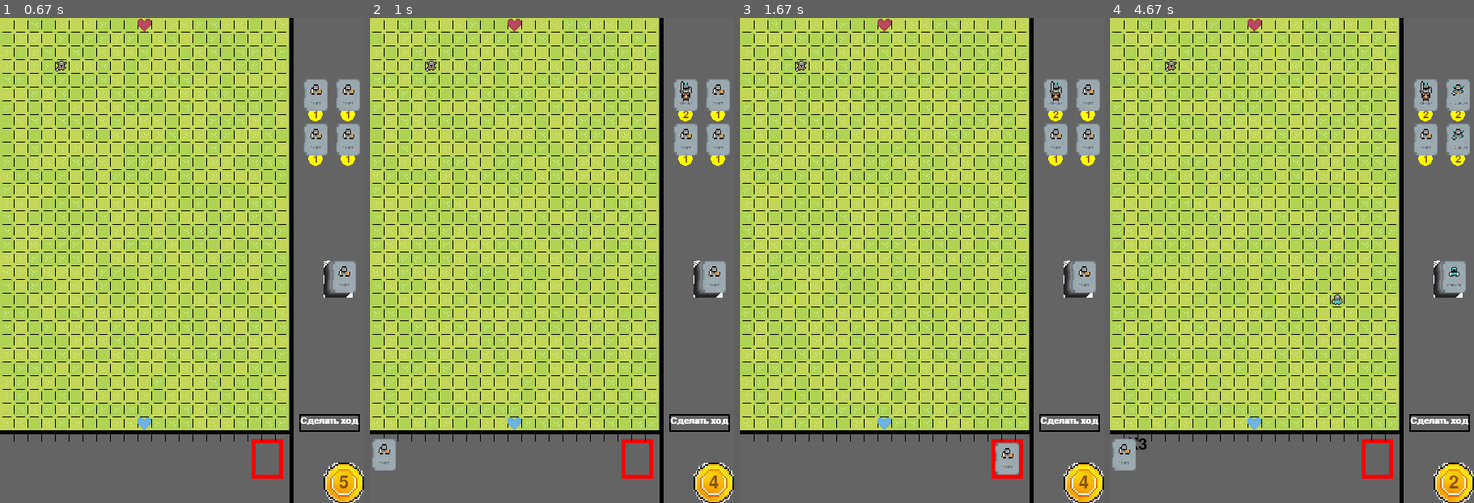
Above: before the commit, frames 1-4 (left to right).
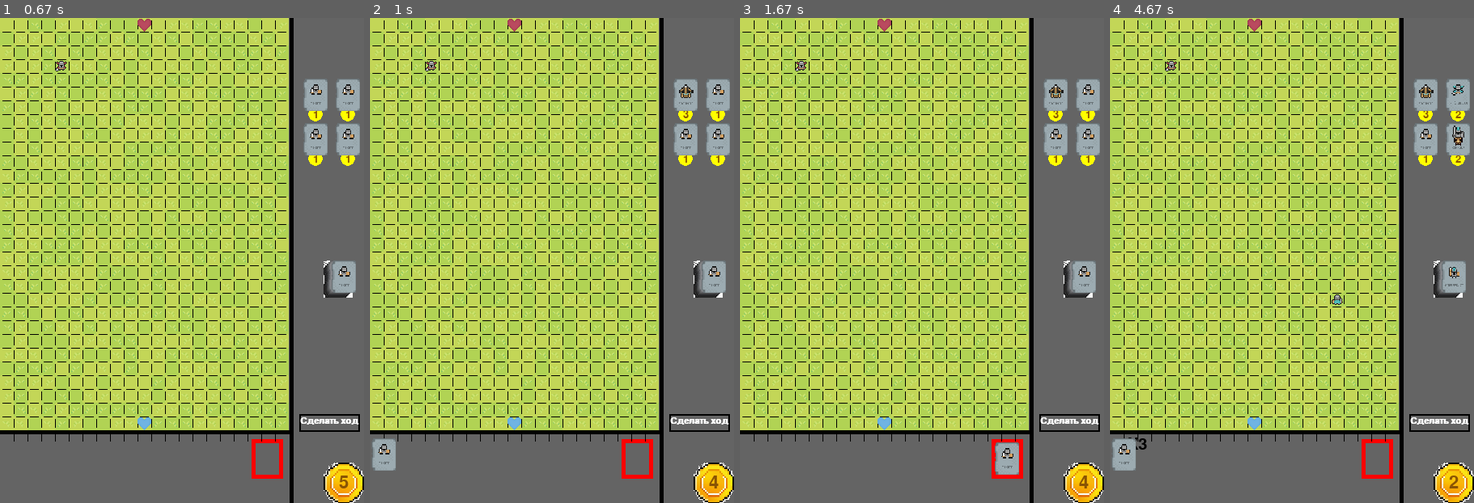
Above: after the commit, the same moments.

Repository: Choriso/PyGame_YL
Game: pygame game, started from main.py
The game is run twice, just before and just after one commit, with the same random seed, the same clock (stepped at 60 frames per second) and the same inputs.
Inputs (mouse positions are in pixels of both pictures, inside the frame that each line leads up to):
- Up to frame 1 (0.67 s): click (182, 260) at 0.38 s
- Up to frame 2 (1 s): click (686, 95) at 0.75 s
- Up to frame 3 (1.67 s): click (754, 454) at 1.15 s; click (965, 304) at 1.63 s
- Up to frame 4 (4.67 s): click (1448, 279) at 2.18 s; click (1459, 95) at 2.68 s; click (1459, 139) at 4.25 s

Frame 1 is identical in both runs. In frame 2, 0.1% of the frame differs, in the area x 84-89%, y 13-21%; in frame 3, 0.1%; in frame 4, 0.3%, in the area x 84-99%, y 13-56%.

Commit message:
buildings, ballista card, fix bugs

Diff:
--- a/CLASSES.py
+++ b/CLASSES.py
@@ -7,7 +7,9 @@
     'halberdier': Halberdier,
     'cavalry': Cavalry,
     'rogue': Rogue,
-    'fence': ...,
+    'fence': Fence,
+    'stone fence': StoneFence,
+    'ballista': Ballista,
     'wall': ...,
     'thorn': ...,  # колючка
     'canon': ...,
--- a/card_cl.py
+++ b/card_cl.py
@@ -39,7 +39,7 @@
     def take_card(self):
         card = self.cur_card
         # self.cur_card = Card(all_sprites, choice(list(CLASSES.keys())))  # переделать
-        self.cur_card = Card(all_sprites, choice(('knight', 'archer', 'rogue', 'halberdier', 'axeman', 'cavalry')))
+        self.cur_card = Card(all_sprites, choice(('knight', 'archer', 'rogue', 'halberdier', 'axeman', 'cavalry', 'ballista')))
         self.cur_card.rect.x = 410
         self.cur_card.rect.y = 300
         self.group.add(self.cur_card)
--- a/consts.py
+++ b/consts.py
@@ -34,6 +34,7 @@
     'halberdier': "Алебардист.png",
     'cavalry': 'Конница.png',
     'rogue': 'Проныра.png',
+    'ballista': 'Баллиста.png',
     'fence': "",
     'wall': "",
     'thorn': ...,
@@ -51,7 +52,9 @@
     'halberdier': 2,
     'cavalry': 2,
     'rogue': 2,
-    'fence': ...,
+    'ballista': 3,
+    'fence': 1,
+    'stone fence': 2,
     'wall': ...,
     'thorn': ...,
     'canon': ...,
@@ -88,36 +91,37 @@
             'back': load_image('rogue_back.png', -1)
         },
         'fence': {
-            'front': '',
-            'back': ''
+            'front': pygame.transform.flip(load_image('Wooden_fence.png', -1), False, True),
+            'back': load_image('Wooden_fence.png', -1)
+        },
+        'stone fence': {
+            'front': pygame.transform.flip(load_image('Stone_fence.png', -1), False, True),
+            'back': load_image('Stone_fence.png', -1)
+        },
+        'ballista': {
+            'front': pygame.transform.flip(load_image('ballista_blue.png', -1), False, True),
+            'back': load_image('ballista_blue.png', -1)
         },
         'wall': {
             'front': '',
-            'back': ''
         },
         'thorn': {
             'front': '',
-            'back': ''
         },
         'canon': {
             'front': '',
-            'back': ''
         },
         'catapult': {
             'front': '',
-            'back': ''
         },
         'gold mine': {
             'front': '',
-            'back': ''
         },
         'freeze': {
             'front': '',
-            'back': ''
         },
         'bomb': {
             'front': '',
-            'back': ''
         },
         'heart': load_image('Heart_blue.png', -1)
     },
@@ -147,8 +151,16 @@
             'back': load_image('rogue_red_back.png', -1)
         },
         'fence': {
-            'front': '',
-            'back': ''
+            'front': pygame.transform.flip(load_image('Wooden_fence.png', -1), False, True),
+            'back': load_image('Wooden_fence.png', -1)
+        },
+        'stone fence': {
+            'front': pygame.transform.flip(load_image('Stone_fence.png', -1), False, True),
+            'back': load_image('Stone_fence.png', -1)
+        },
+        'ballista': {
+            'front': pygame.transform.flip(load_image('ballista_red.png', -1), False, True),
+            'back': load_image('ballista_red.png', -1)
         },
         'wall': {
             'front': '',
--- a/field.py
+++ b/field.py
@@ -3,7 +3,7 @@
 import random
 
 from CLASSES import CLASSES
-from heroes import Hero, Piece
+from heroes import Hero, Piece, Ballista
 from heart import Heart
 
 
@@ -50,7 +50,7 @@
                     pygame.draw.line(screen, (0, 0, 0), (y + self.left, x + self.top),
                                      (y + dash_length + self.left, x + self.top))
 
-    def update(self, group, screen):
+    def update(self, group, screen, current_color):
         def fight(i, j, hero, piece):
             f = False
             if isinstance(piece, Piece) and piece.color != hero.color:
@@ -91,11 +91,11 @@
 
             for j in range(self.size[0]):
 
-                if isinstance(self.field[i][j], Hero):
+                if isinstance(self.field[i][j], Hero) or isinstance(self.field[i][j], Ballista):
                     hero = self.field[i][j]
 
                     for x in range(hero.attack_range + 1):
-                        x = -x if hero.color == 'blue' else x
+                        x = -x if hero.color == current_color else x
 
                         if self.size[1] > i + x >= 0:
                             piece = self.field[i + x][j]
@@ -177,25 +177,18 @@
                 if self.field[i][j]:
                     piece = self.field[i][j]
                     piece.rect.y -= (self.size[1] - 2 * i - 1) * self.cell_size
-                    if isinstance(piece, Hero):
+                    if isinstance(piece, Piece):
                         piece.change_state_and_image()
-
 
 
 def main():
     pygame.init()
     screen = pygame.display.set_mode((800, 600))
-    tilemap = pygame.image.load('data\TexturedGrass.png')  # Загрузите ваш tilemap здесь
-    interface = Interface(screen, tilemap, 100)
     while True:
         for event in pygame.event.get():
             if event.type == pygame.QUIT:
                 pygame.quit()
                 sys.exit()
-            if event.type == pygame.MOUSEBUTTONDOWN:
-                interface.click(event.pos)
-
-        interface.draw()
         pygame.display.flip()
 
 
--- a/heroes.py
+++ b/heroes.py
@@ -6,7 +6,7 @@
     def __init__(self, group, color, hp, name='piece'):
         super().__init__(group)
         self.name = name
-        self.state = 'front'
+        self.state = 'back'
         self.image = HERO_IMAGES[color][name][self.state]
         self.rect = self.image.get_rect()
         self.hp = hp
@@ -26,18 +26,17 @@
     def is_alive(self):
         return bool(self.hp)
 
+    def change_state_and_image(self):
+        self.state = 'back' if self.state == 'front' else 'front'
+        self.image = HERO_IMAGES[self.color][self.name][self.state]
+
 
 class Hero(Piece):
     def __init__(self, group, color, attack_range, dist_range, damage, hp, name='hero'):
         super().__init__(group, color, hp, name)
-        self.change_state_and_image()
         self.attack_range = attack_range
         self.dist_range = dist_range
         self.damage = damage
-
-    def change_state_and_image(self):
-        self.state = 'back' if self.state == 'front' else 'front'
-        self.image = HERO_IMAGES[self.color][self.name][self.state]
 
 
 class Knight(Hero):
@@ -69,3 +68,30 @@
 class Halberdier(Hero):
     def __init__(self, group, color='blue'):
         super().__init__(group, color, 1, 1, 3, 1, 'halberdier')
+
+
+class Building(Piece):
+    def __init__(self, group, color, hp, name):
+        super().__init__(group, color, hp, name)
+
+
+class Fence(Building):
+    def __init__(self, group, color, name='fence'):
+        super().__init__(group, color, 4, name)
+
+
+class StoneFence(Fence):
+    def __init__(self, group, color):
+        super().__init__(group, color, 'stone fence')
+
+
+class Shield(Building):
+    def __init__(self, group, color):
+        super().__init__(group, color, 6, 'shield')
+
+
+class Ballista(Building):
+    def __init__(self, group, color):
+        super().__init__(group, color, 4, 'ballista')
+        self.attack_range = 2
+        self.damage = 1
--- a/main.py
+++ b/main.py
@@ -14,6 +14,7 @@
 screen.fill('white')
 all_sprites = pygame.sprite.Group()
 clock = pygame.time.Clock()
+pygame.display.set_caption('Stratego')
 
 
 class Game:
@@ -143,7 +144,7 @@
     def attack_update(self):
         self.field.is_drawing_hp = False
         self.field.drawing_hp_params = None
-        self.field.update(all_sprites, screen)
+        self.field.update(all_sprites, screen, self.current_color)
         res = self.game_is_continue()
         if not res:
             winner = self.who_won()
--- a/store.py
+++ b/store.py
@@ -31,7 +31,7 @@
     def take_cards(self, ind, group):
         card = self.cur_cards[ind]
         self.cur_cards[ind] = Card(all_sprites, choice(
-            ('knight', 'archer', 'rogue', 'halberdier', 'axeman', 'cavalry')))  # choice(list(CLASSES.keys()))
+            ('knight', 'archer', 'rogue', 'halberdier', 'axeman', 'cavalry', 'ballista')))  # choice(list(CLASSES.keys()))
         self.cur_cards[ind].rect.x, self.cur_cards[ind].rect.y = self.poses[ind + 1]
         group.add(self.cur_cards[ind])
         return card
Binary file added: data/ballista_blue.png
Binary file added: data/ballista_red.png
